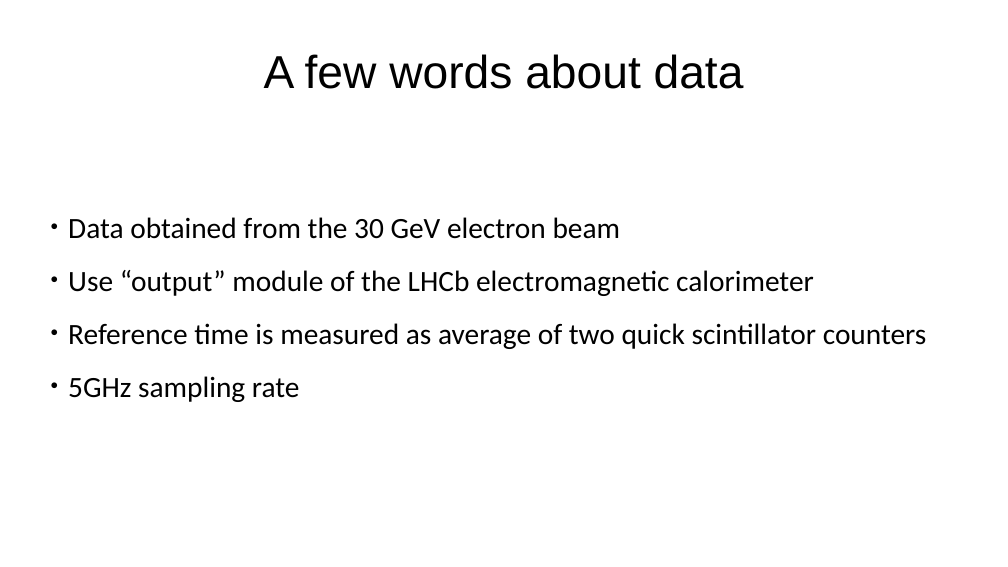
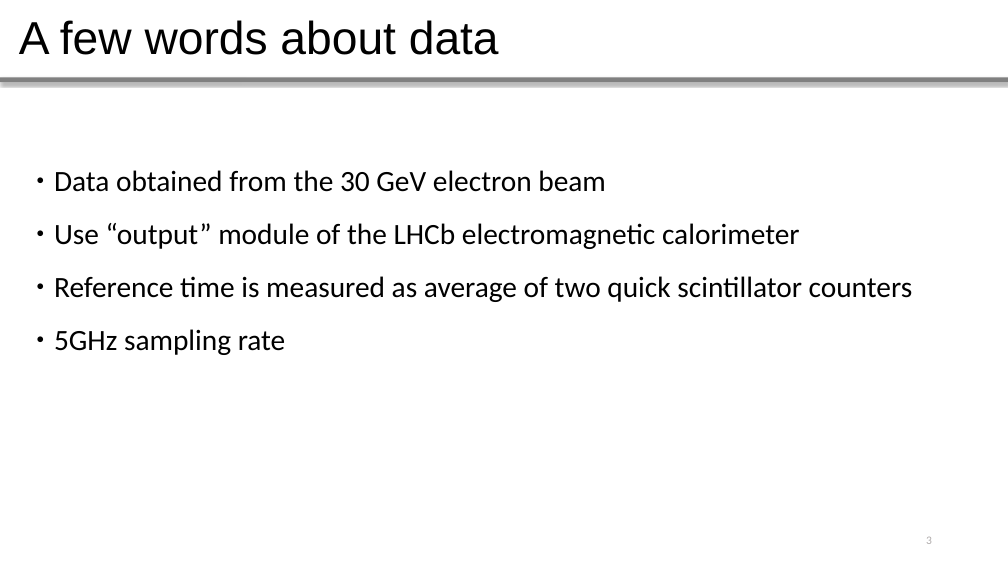
Before and after one commit to whiteRa2bit/cern_summer_project, a slide deck: slide 3 of Evaluating ECAL timing properties using test beam data.pptx. Drawn at 1008x567 pixels with LibreOffice and Linux fonts; fonts in the diff are those of the drawing. Boxes give left, top, right and bottom in pixels: in the first picture for what was removed or moved away, otherwise in the second. Text is boxed around its words. In the diff, an @@ line names an element or a change of style, - is before the commit and + after.

```diff
--- a/Evaluating ECAL timing properties using test beam data.pptx
+++ b/Evaluating ECAL timing properties using test beam data.pptx
@@ text "A few words about data": place and size @@
-text "A few words about data" at <box>264,54,744,89</box>
+text "A few words about data" at <box>19,20,499,55</box>
@@ text "A few words about data" at <box>19,20,499,55</box>: alignment centre to left @@
@@ line added from (0, 79) to (1008, 79), #808080 4.51 pt @@
@@ text "Data obtained from the 30 ...": place and size @@
-text "Data obtained from the 30 ..." at <box>68,217,927,402</box>
+text "Data obtained from the 30 ..." at <box>54,170,913,355</box>
@@ page number added at <box>926,537,932,544</box>, 11 pt, text #AFABAB @@
+3
```
Also in this commit, not shown: 16 other slides changed, 6 slides added, 6 slides removed, 31 other files.
